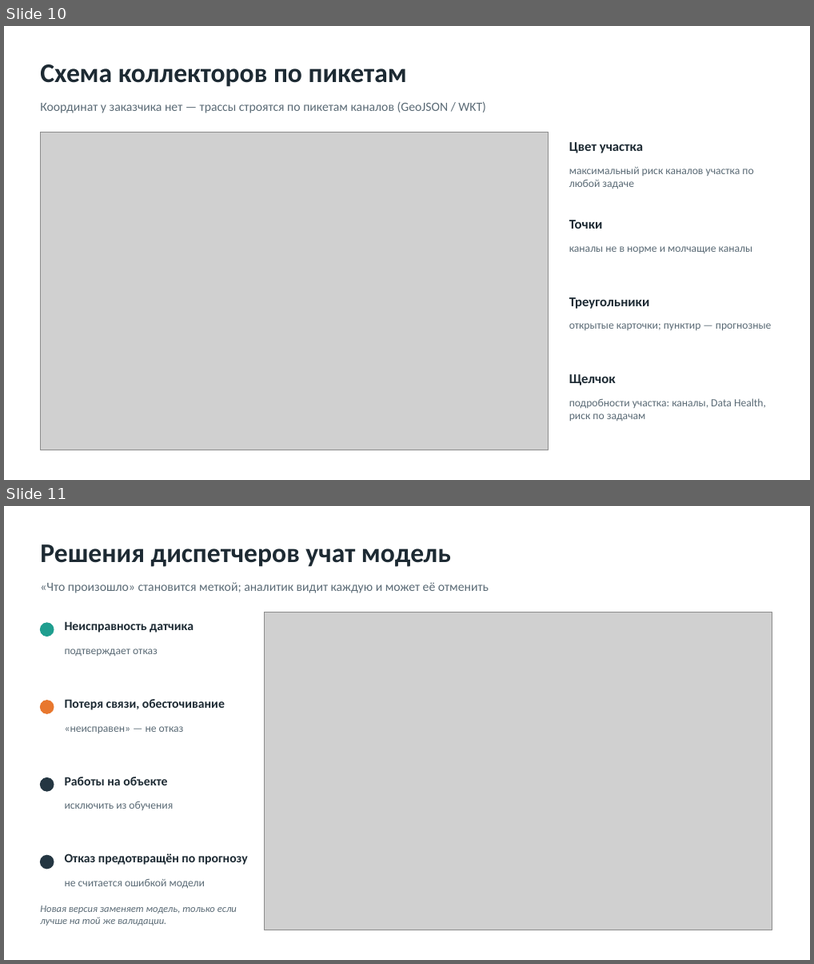
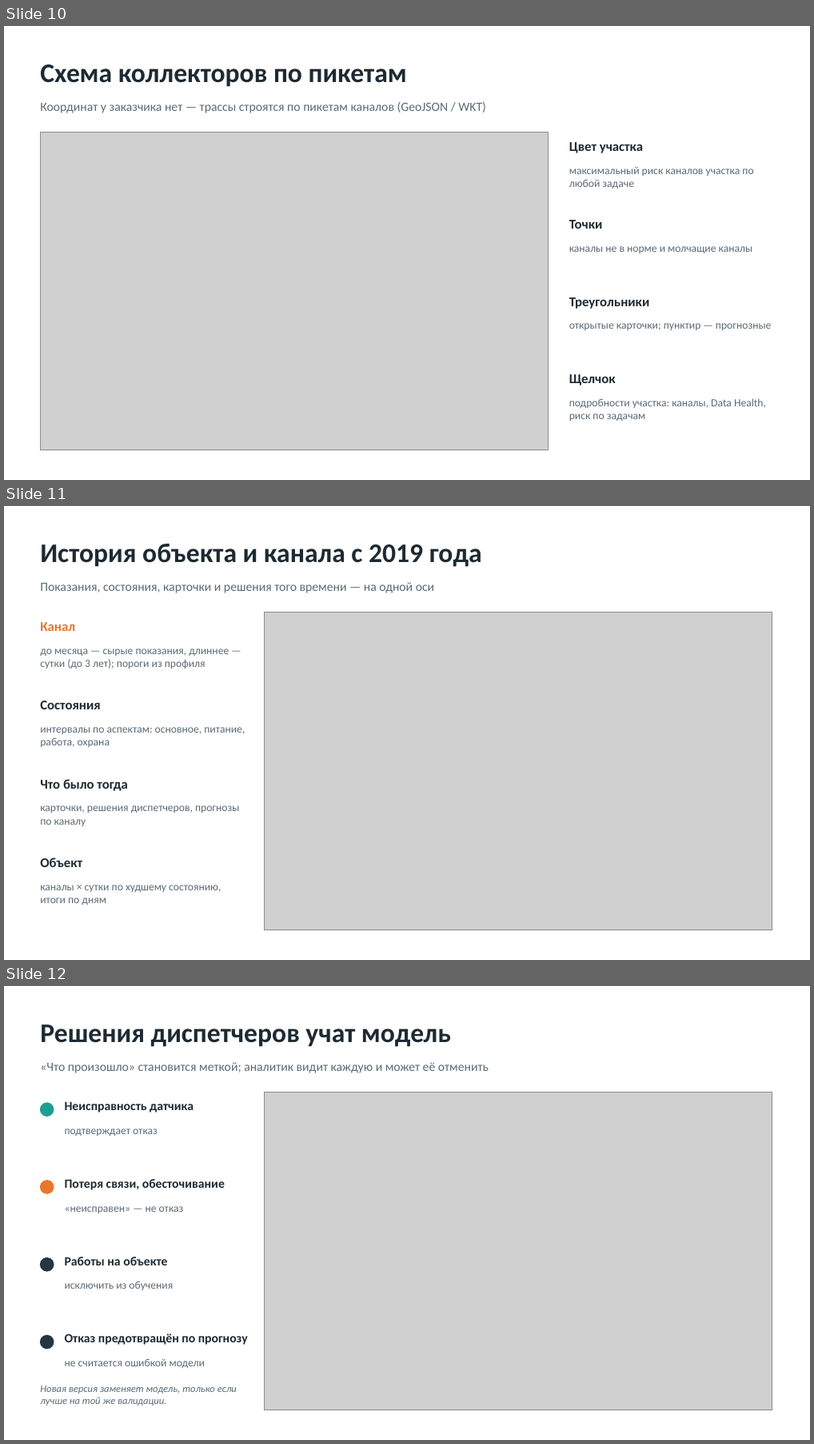
Before and after one commit to Microgit-dev/collector_incident_forecast, a slide deck: docs/delivery/out/Презентация.pptx. Shown one above the other, each under a label of ours: slides 10 and 11 before the commit, slides 10, 11 and 12 after it. The pictures are 814x964 and 814x1444 pixels, drawn with LibreOffice and Linux fonts; fonts in the diff are those of the drawing; grey boxes stand for pictures. Boxes give left, top, right and bottom in pixels: in the first picture for what was removed or moved away, otherwise in the second. Text is boxed around its words. In the diff, an @@ line names an element or a change of style, - is before the commit and + after.

```diff
--- a/docs/delivery/out/Презентация.pptx
+++ b/docs/delivery/out/Презентация.pptx
@@ slide 11 added at <box>4,506,810,960</box>, background #FFFFFF @@
@@ text added at <box>40,544,482,567</box>, 32 pt, text #1D2A33, bold @@
+История объекта и канала с 2019 года
@@ text added at <box>40,582,434,593</box>, 15 pt, text #5B6B76 @@
+Показания, состояния, карточки и решения того времени — на одной оси
@@ text added at <box>40,622,75,631</box>, 16 pt, text #E8772E, bold @@
+Канал
@@ picture added at <box>264,612,772,929</box> @@
@@ text added at <box>40,648,229,668</box>, 13 pt, text #5B6B76 @@
+до месяца — сырые показания, длиннее — сутки (до 3 лет); пороги из профиля
@@ text added at <box>40,700,100,709</box>, 16 pt, text #1D2A33, bold @@
+Состояния
@@ text added at <box>40,727,245,747</box>, 13 pt, text #5B6B76 @@
+интервалы по аспектам: основное, питание, работа, охрана
@@ text added at <box>40,779,128,791</box>, 16 pt, text #1D2A33, bold @@
+Что было тогда
@@ text added at <box>40,805,239,826</box>, 13 pt, text #5B6B76 @@
+карточки, решения диспетчеров, прогнозы по каналу
@@ text added at <box>40,857,82,867</box>, 16 pt, text #1D2A33, bold @@
+Объект
@@ text added at <box>40,884,221,904</box>, 13 pt, text #5B6B76 @@
+каналы × сутки по худшему состоянию, итоги по дням
@@ what was slide 11 is now slide 12 @@
```
Also in this commit, not shown: 10 slides changed, 4 other slides added, 2 slides removed, 16 other files.
